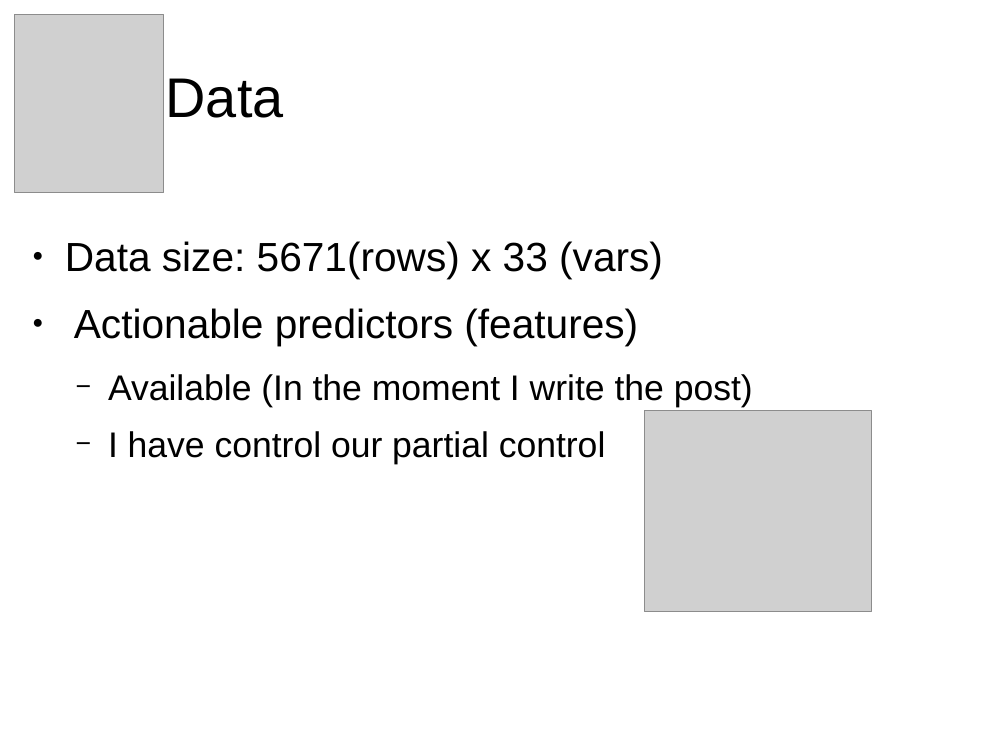
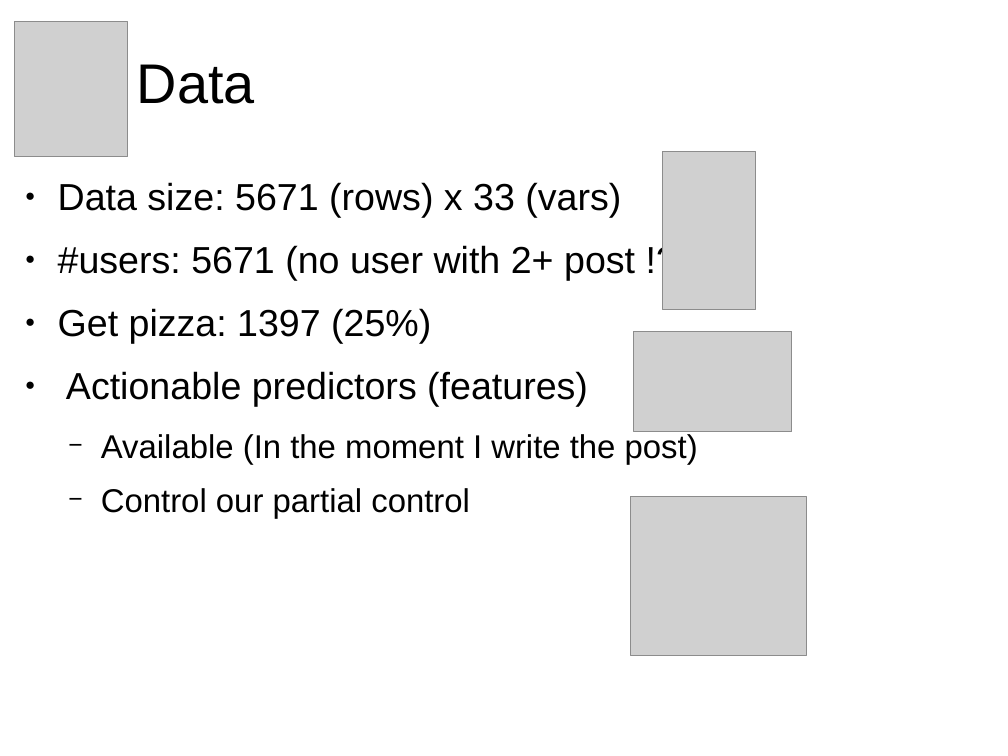
Before and after one commit to leandroohf/raop, a slide deck: slide 4 of doc/pres/pres.odp (slide 3 before the commit). Drawn at 1008x756 pixels with LibreOffice and Linux fonts; fonts in the diff are those of the drawing; grey boxes stand for pictures. Boxes give left, top, right and bottom in pixels: in the first picture for what was removed or moved away, otherwise in the second. Text is boxed around its words. In the diff, an @@ line names an element or a change of style, - is before the commit and + after.

Commit message:
doc: Add features n model slides
* Add features engineering slides
* Add more data slides
* merge 2 data slides
* Add models slides
* Add eploratory slides

```diff
--- a/doc/pres/pres.odp
+++ b/doc/pres/pres.odp
@@ picture: place and size @@
-picture at [15,15,164,193]
+picture at [15,22,128,157]
@@ title "Data": place and size @@
-title "Data" at [166,78,284,118]
+title "Data" at [137,64,255,104]
@@ text "Data size: 5671 (rows) x ...": place and size @@
-text "Data size: 5671 (rows) x ..." at [65,241,753,464]
+text "Data size: 5671 (rows) x ..." at [58,182,698,518]
@@ picture added at [662,151,756,309] @@
@@ text at [58,182,635,344]: text changed; size 32 to 29.6 pt @@
-● Data size: 5671(rows) x 33 (vars)
+● Data size: 5671 (rows) x 33 (vars)
+● #users: 5671 (no user with 2+ post !?)
+● Get pizza: 1397 (25%)
@@ picture added at [634,331,792,432] @@
@@ text at [66,371,698,464]: size 32 to 29.6 pt in "Actionable predictors (features)"; size 28 to 25.9 pt in "Available (In the moment I write the ..." @@
@@ text at [101,488,470,518]: text changed; size 28 to 25.9 pt @@
-  − I have control our partial control
+  − Control our partial control
@@ picture: place and size @@
-picture at [645,411,872,613]
+picture at [630,497,807,656]
```
Also in this commit, not shown: 3 other slides changed, 5 slides added, 1 slide removed.
